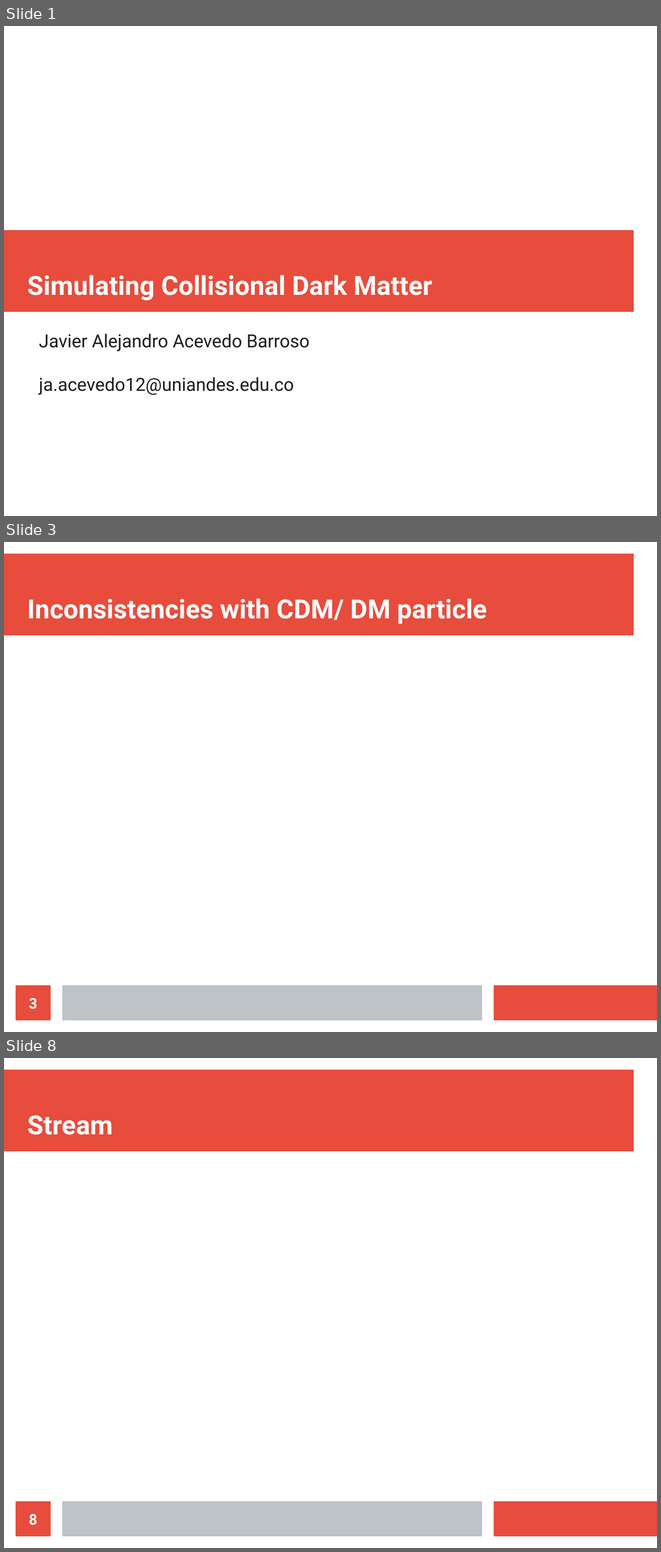
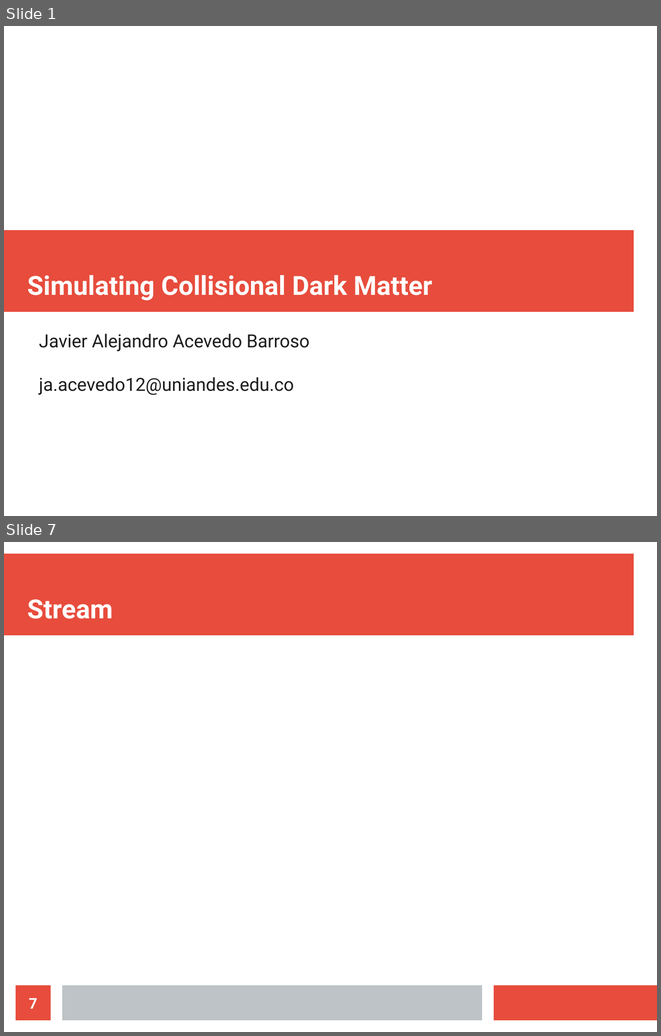
Before and after one commit to ClarkGuilty/2018, a slide deck: MOCa/diap.odp. Shown one above the other, each under a label of ours: slides 1, 3 and 8 before the commit, slides 1 and 7 after it; the slides between them are not shown. The pictures are 661x1552 and 661x1036 pixels, drawn with LibreOffice and Linux fonts; fonts in the diff are those of the drawing. Boxes give left, top, right and bottom in pixels: in the first picture for what was removed or moved away, otherwise in the second. Text is boxed around its words. In the diff, an @@ line names an element or a change of style, - is before the commit and + after.

```diff
--- a/MOCa/diap.odp
+++ b/MOCa/diap.odp
@@ slide 3 removed at (4, 542, 657, 1032), background #FFFFFF; not listed: 3 template elements that a slide beside it also shows @@
@@ title removed at (27, 598, 487, 624) @@
-Inconsistencies with CDM/ DM particle
@@ page number removed at (16, 985, 51, 1020) @@
-3
@@ what was slide 8 is now slide 7 @@
@@ page number at (29, 998, 37, 1008): text changed @@
-8
+7
```
Also in this commit, not shown: 4 slides changed, 3 slides added, 2 other slides removed, 14 other files.
